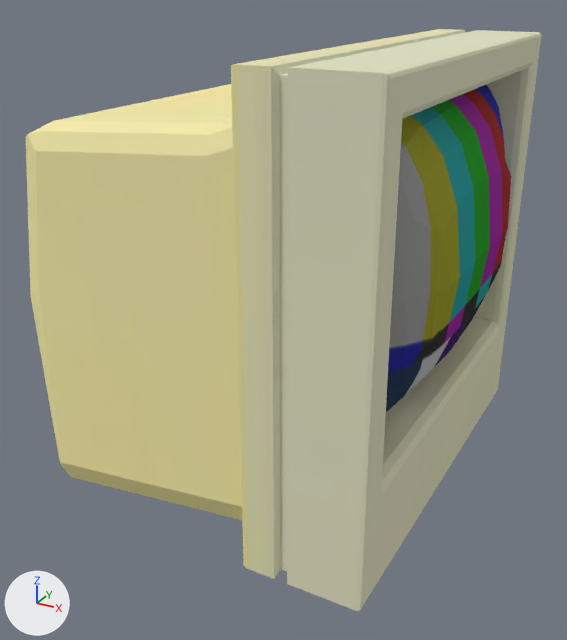
Before and after pictures for a commit that changed the Blender file assets/Blends/CRT.blend.
The view is the same before and after, from a camera (50 mm lens) standing at (1.86, -3.19, 1.26) and looking at (0.18, -0.12, -0.28). Arrows for +X, +Y and +Z are at lower left; the lights stay in place. The older version comes first.
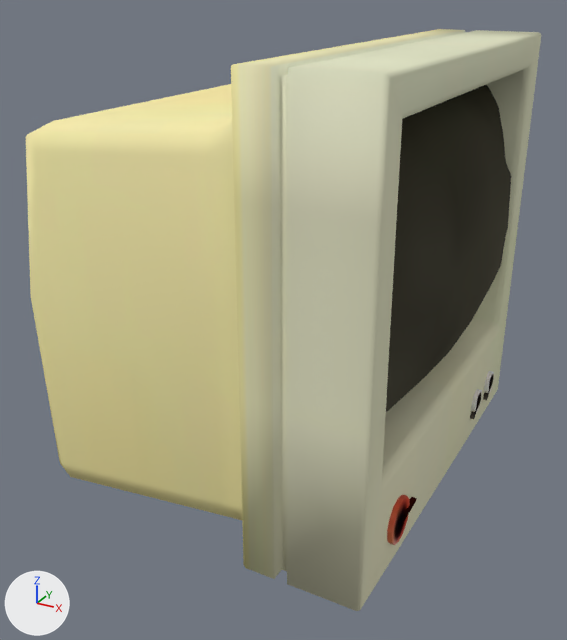
Changed parts and their boxes (x1, y1, x2, y2) in the pictures (567 x 640 px):
```json
{"object": "Cube", "change": "shading changed, surface changed", "before": [26, 29, 541, 611], "after": [26, 29, 541, 611]}
{"object": "Power Knob", "change": "added", "after": [387, 495, 417, 545], "on screen": "red"}
{"object": "Small Knob L", "change": "added", "after": [470, 389, 482, 419]}
{"object": "Small Knob R", "change": "added", "after": [483, 371, 494, 400]}
{"part": 1, "of": "me_cube_001", "change": "shading changed", "before": [26, 29, 541, 611], "after": [26, 29, 541, 611]}
{"part": 2, "of": "me_cube_001", "change": "surface changed", "before": [386, 85, 511, 412], "after": [386, 85, 511, 412], "on screen": "darker"}
```

Edits to the scene script, one JSON object a line:
```json
{"block": "me_cube_001", "where": "me_cube_001.from_pydata(...)  # 376 vertices, 368 faces; spans x -0.74..1.08, y -1.0..1.0, z -1.04..1.0"}
{"block": "me_cube_001", "where": "# used by ob_cube; location = (0.0, 0.0, 0.0)"}
{"block": "me_cube_001", "change": "me_cube_001 part 1: all faces are now shaded smooth (368 of 368 changed)"}
{"block": "me_cube_001", "change": "me_cube_001 part 2: texture (UV) coordinates of 76 of 368 faces, centred in x 0.75..1.06, y -0.82..0.82, z -0.47..0.82, changed; they spanned u 0.51..1.0, v 0.65..1.0 and now span u 0.81..0.84, v 0.14..0.16"}
{"op": "add", "block": "me_cube_006", "code": ["me_cube_006 = bpy.data.meshes.new('Cube.006')", "me_cube_006.from_pydata(...)  # 32 vertices, 20 faces; spans x 0.033..0.084, y -0.102..0.104, z -0.104..0.179", "me_cube_006.materials.append(mat_material)  # picture img_crt3_png_001"]}
{"op": "add", "block": "me_cube_005", "code": ["me_cube_005 = bpy.data.meshes.new('Cube.005')", "me_cube_005.from_pydata(...)  # 32 vertices, 20 faces; spans x 0.033..0.084, y -0.063..0.066, z -0.057..0.106", "me_cube_005.materials.append(mat_material)  # picture img_crt3_png_001"]}
{"op": "add", "block": "ob_power_knob", "code": ["ob_power_knob = bpy.data.objects.new('Power Knob', me_cube_006)", "ob_power_knob.location = (0.937, -0.662, -0.783)", "ob_power_knob.rotation_euler = (-1.632, 0.0, 0.0)  # degrees (-94, 0, 0)"]}
{"op": "add", "block": "ob_small_knob_l", "code": ["ob_small_knob_l = bpy.data.objects.new('Small Knob L', me_cube_005)", "ob_small_knob_l.location = (0.937, 0.466, -0.783)", "ob_small_knob_l.rotation_euler = (2.338, 0.0, 0.0)  # degrees (134, 0, 0)"]}
{"op": "add", "block": "ob_small_knob_r", "code": ["ob_small_knob_r = bpy.data.objects.new('Small Knob R', me_cube_005.copy())", "ob_small_knob_r.location = (0.937, 0.704, -0.783)", "ob_small_knob_r.rotation_euler = (2.516, 0.0, 0.0)  # degrees (144, 0, 0)"]}
```
